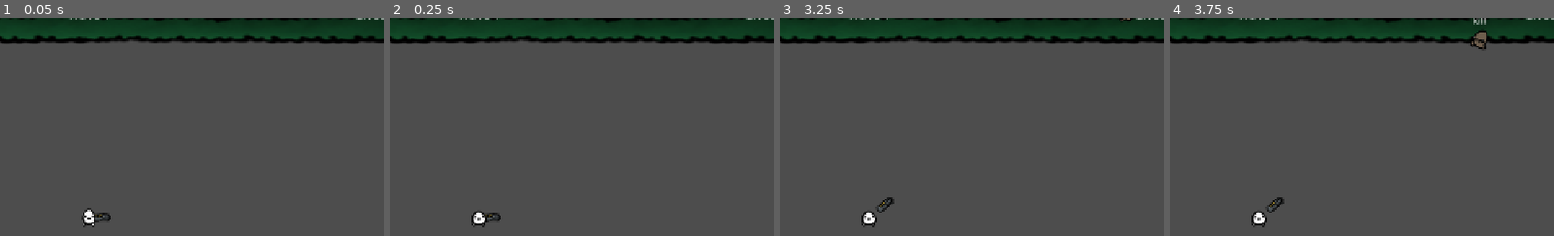
Above: before the commit, frames 1-4 (left to right).
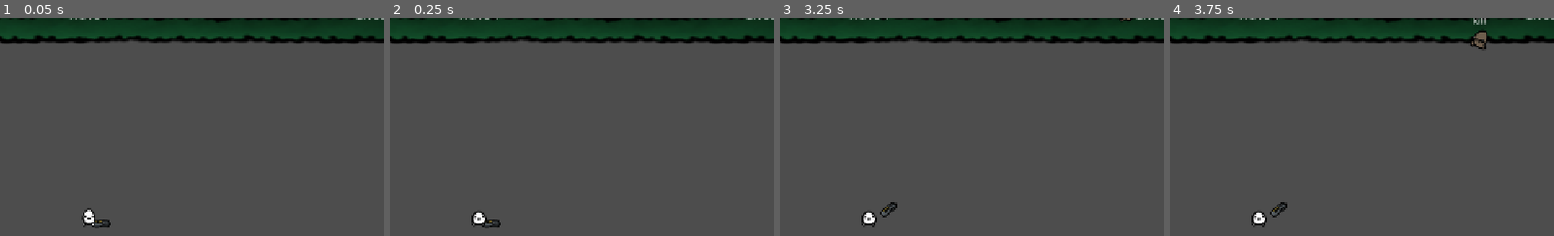
Above: after the commit, the same moments.

Repository: nickybmon/Potato-Survivors
Game: Godot game, scene res://arena.tscn
The game is run twice, just before and just after one commit, with the same random seed, the same clock (stepped at 60 frames per second) and the same inputs.
Inputs:
- Up to frame 1 (0.05 s): no input
- Up to frame 2 (0.25 s): no input
- Up to frame 3 (3.25 s): tap Enter at 0.5, 2 s; tap Space at 1.25, 2.75 s
- Up to frame 4 (3.75 s): no input
The pictures show only the part of the screen within x 39-89%, y 4-54%; the shares and areas given below are measured in that part.

The runs differ from the first frame. In frame 1, 0.2% of the frame differs, in the area x 24-29%, y 89-97%; in frame 2, 0.2%; in frame 3, 0.2%, in the area x 24-31%, y 82-92%; in frame 4, 0.2%.

Commit message:
Fix gun positioning: remove vertical offset and fix z-order
- Remove offset = Vector2(0, -10) which was shifting the gun above the
  character and creating a visual gap
- Remove z_index = -1 which pushed the gun behind the background (z=0),
  making it invisible rather than just behind the character sprite
- Gun now relies on scene tree order (Gun declared before Visual) so it
  naturally renders behind the character at the same z-level

https://claude.ai/code/session_01Wti8xfsh7nAY1C1NxS7P5H

Diff:
--- a/arena.tscn
+++ b/arena.tscn
@@ -115,8 +115,6 @@
 [node name="Gun" type="Sprite2D" parent="Player" unique_id=1712245640]
 texture = ExtResource("8")
 centered = false
-offset = Vector2(0, -10)
-z_index = -1
 
 [node name="Visual" type="AnimatedSprite2D" parent="Player" unique_id=1824321282]
 sprite_frames = SubResource("SpriteFrames_player")
